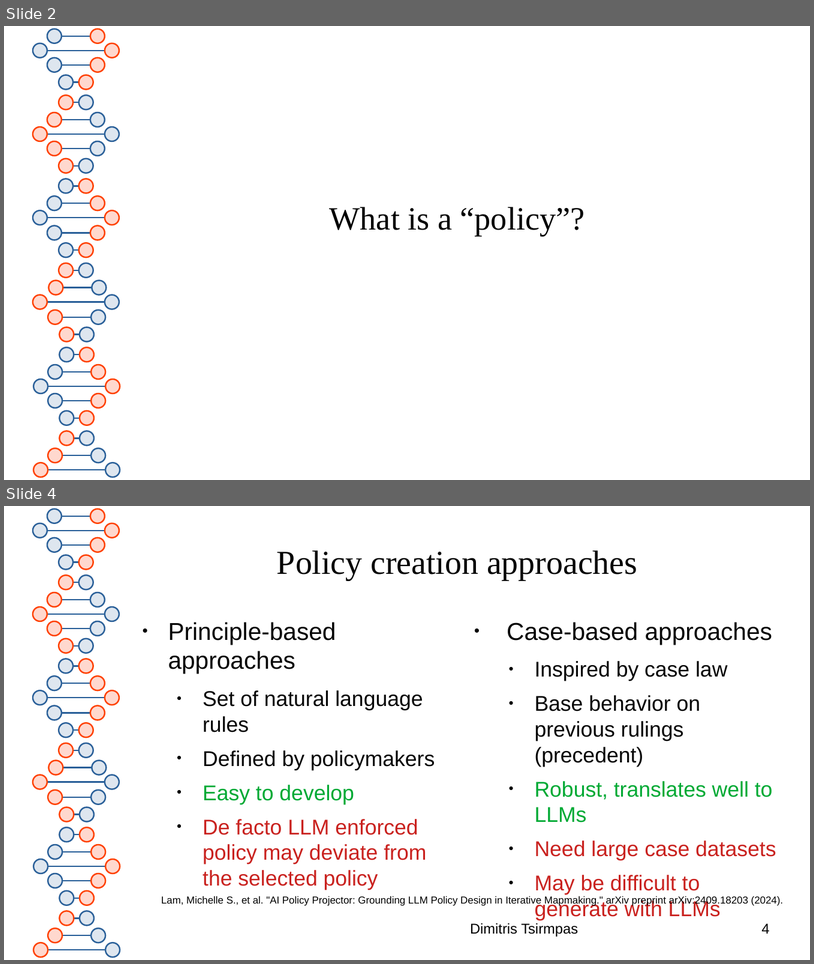
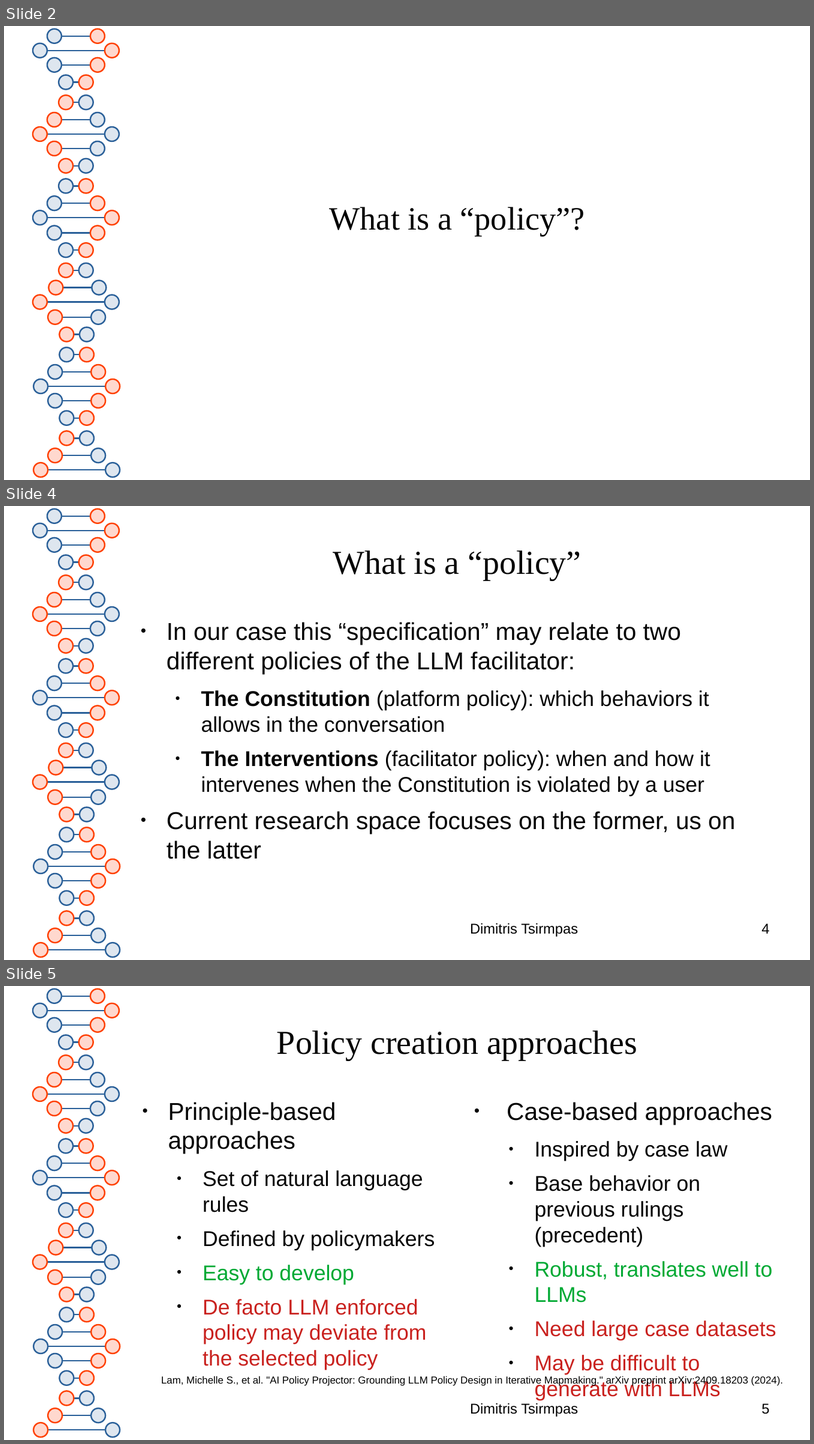
Before and after one commit to dimits-ts/llm_moderation_research, a slide deck: presentations/llm_policy_feasibility.odp. Shown one above the other, each under a label of ours: slides 2 and 4 before the commit, slides 2, 4 and 5 after it; the slides between them are not shown. The pictures are 814x964 and 814x1444 pixels, drawn with LibreOffice and Linux fonts; fonts in the diff are those of the drawing. Boxes give left, top, right and bottom in pixels: in the first picture for what was removed or moved away, otherwise in the second. Text is boxed around its words. In the diff, an @@ line names an element or a change of style, - is before the commit and + after.

```diff
--- a/presentations/llm_policy_feasibility.odp
+++ b/presentations/llm_policy_feasibility.odp
@@ slide 4 added at <box>4,506,810,960</box>, background #FFFFFF; not listed: 81 template elements that a slide beside it also shows @@
@@ title added at <box>333,550,581,580</box>, 33 pt, text #050505 @@
+What is a “policy”
@@ text added at <box>167,622,735,859</box>, 21 pt, text #050505 @@
+● In our case this “specification” may relate to two different policies of the LLM facilitator:
+  ● The Constitution (platform policy): which behaviors it allows in the conversation
+  ● The Interventions (facilitator policy): when and how it intervenes when the Constitution is violated by a user
+● Current research space focuses on the former, us on the latter
@@ text added at <box>470,922,578,936</box>, 14 pt, text #000000 @@
+Dimitris Tsirmpas
@@ page number added at <box>762,923,770,933</box>, 14 pt, text #000000 @@
+4
@@ what was slide 4 is now slide 5 @@
@@ page number at <box>762,1403,770,1414</box>: text changed @@
-4
+5
```
Also in this commit, not shown: 8 slides changed, 2 other slides added.
